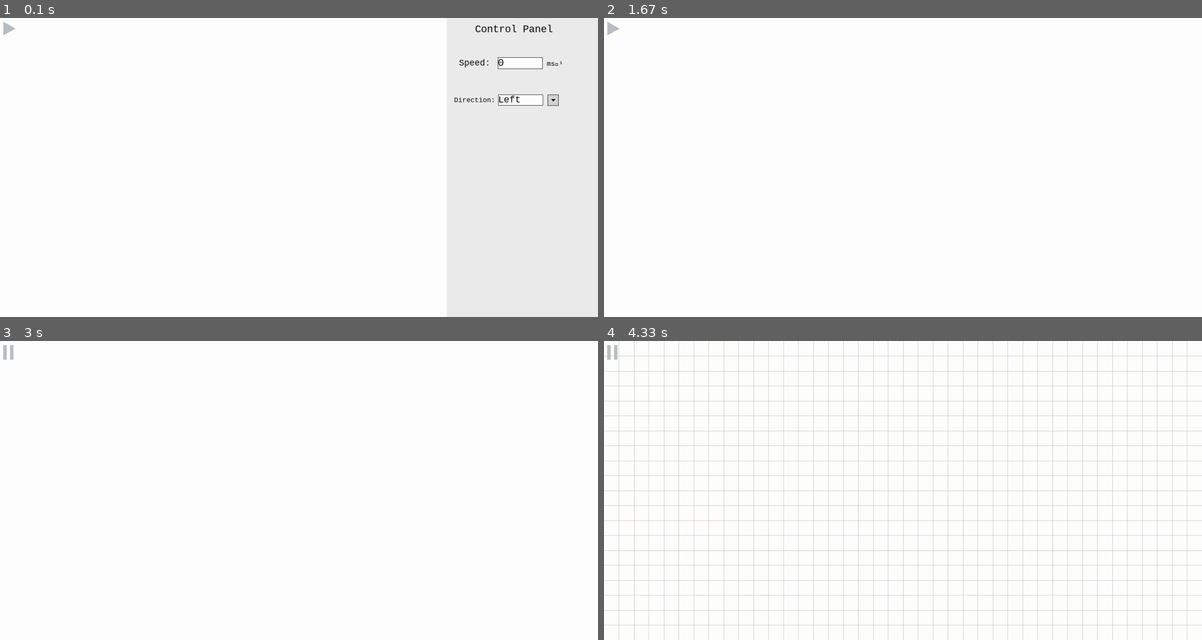
Above: before the commit, frames 1-4 (two rows, left to right).
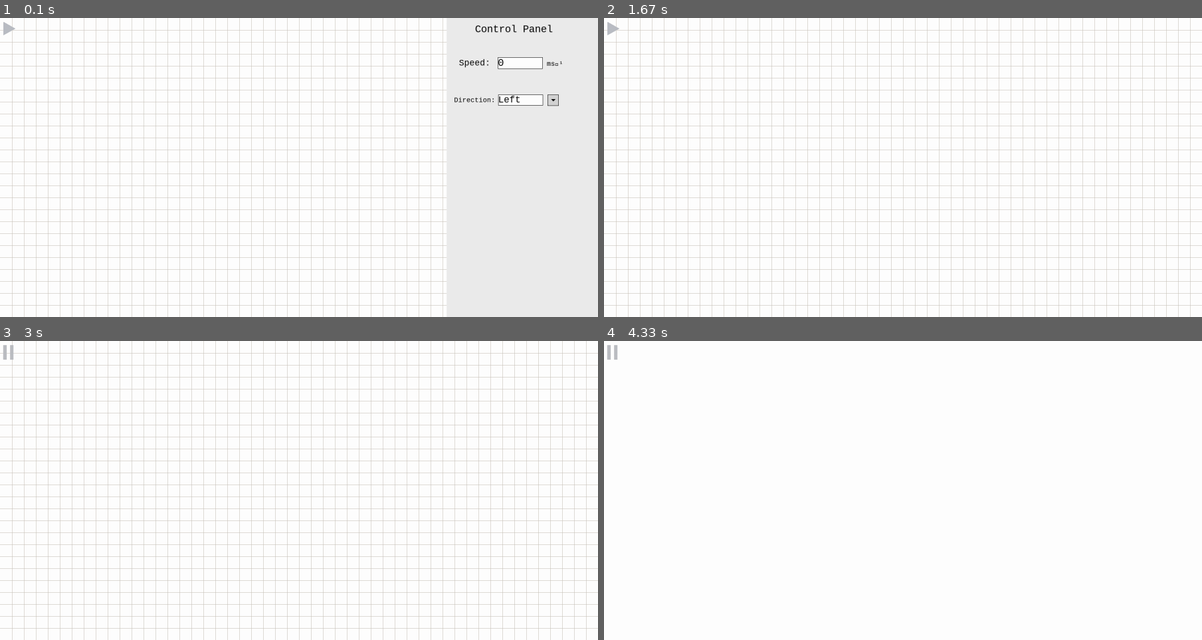
Above: after the commit, the same moments.

Repository: mrgreenlid/Fluids
Game: pygame game, started from main.py
Two runs of this game, one before a commit and one after it. Both use one fixed random seed, a clock stepped at 60 frames per second and the inputs below.
Inputs (mouse positions are in pixels of both pictures, inside the frame that each line leads up to):
- Up to frame 1 (0.1 s): no input
- Up to frame 2 (1.67 s): tap C at 0.33 s; click (615, 32) at 0.72 s; tap Space at 1 s
- Up to frame 3 (3 s): click (11, 355) at 2.38 s
- Up to frame 4 (4.33 s): tap G at 3.73 s

The runs differ from the first frame. In frame 1, 7.9% of the frame differs, in the area x 0-75%, y 0-100%; in frame 2, 10%, in the area x 0-100%, y 0-100%; in frame 3, 10%; in frame 4, 8.4%.

Commit message:
Visuals for vector field grid

Diff:
--- a/fluid.py
+++ b/fluid.py
@@ -10,39 +10,40 @@
 
 
 
+class VectorField:
+    __grid_colour =  "#C7C1B8"
+    def __init__(self, window : pygame.surface.Surface, rows : int, key_bind : str, display : bool = False):
+        """Creates a vector field to be displayed and store data"""
+        self.__window = window
+        self.__rows = rows
 
-class VectorField:
-    def __init__(self, window : pygame.surface.Surface, rows : int, key_bind : str, grid_colour : str = "#000000", display : bool = False):
-        """Creates"""
-        self.__window = window
-        self.__grid_colour = grid_colour
 
-        self.__field = np.empty((window.get_height(), window.get_width()), dtype = np.float64)
-        self.__rows = rows
 
         self.__line_length = window.get_width()
         self.__line_height = window.get_height()
         self.__grid_line_start = self.__line_height // self.__rows
 
 
+
         self.__key_bind = pygame.key.key_code(key_bind)
         self.__display = display
 
-    def update(self, rows : int = None):
-        self.__rows = rows
 
-        self.__grid_line_start = self.__line_height // self.__rows
+
+    def __drawVector(self, tail_x : int, tail_y : int):
+        return
 
     def place(self):
+        """Draws the vector field"""
         if self.__display:
-            spacing = height = width = self.__grid_line_start
+            height = width = self.__grid_line_start
             for row in range(self.__rows):
                 pygame.draw.line(self.__window, self.__grid_colour, (0, height), (self.__line_length, height))
-                height += spacing
+                height += self.__grid_line_start
                 pygame.draw.line(self.__window, self.__grid_colour, (width, 0), (width, self.__line_height ))
-                width += spacing
+                width += self.__grid_line_start
                 pygame.draw.line(self.__window, self.__grid_colour, (width , 0), (width, self.__line_height ))
-                width += spacing
+                width += self.__grid_line_start
 
     def checkInteract(self, event : pygame.event.Event, keys : List[bool]):
         if self.__key_bind:
--- a/main.py
+++ b/main.py
@@ -37,7 +37,7 @@
 direction_label = ui.Label(screen, SCREEN_WIDTH-330, 220, "Direction:", 20, ui_bg)
 direction_dropdown = ui.Dropdown(screen, SCREEN_WIDTH-260, 219, ("Left", "Right", "Up", "Down", "Random"), "direction", str)
 
-v = fluid.VectorField(screen, 20, "g", "#C7C1B8", False)
+
 
 control_objects = (control_panel, control_panel_title, speed_label, speed_box, speed_unit_label, direction_label, direction_dropdown)
 control_interactable = (speed_box, direction_dropdown)
@@ -45,9 +45,11 @@
 
 # Instantiates tank components
 flow_button = ui.Button(screen, 22, 30, "flow", "play_image.png", "pause_image.png", (0.2, 0.2), (0.2, 0.2), "space")
+vector_field = fluid.VectorField(screen, 25, "g", variables["show_grid"])
 
-tank_objects = [v, flow_button]
-tank_interactable = [flow_button, v]
+
+tank_objects = [vector_field, flow_button]
+tank_interactable = [flow_button, vector_field]
 
 
 
@@ -59,7 +61,6 @@
     screen.fill(bg_colour)
 
 
-
     # Starts event loop
     for event in pygame.event.get():
         if event.type == pygame.QUIT:
@@ -68,7 +69,6 @@
         keys = pygame.key.get_pressed()
 
         if typing(event):
-
             if keys[pygame.K_c]:
                 variables["control_active"] = toggleVariable(variables["control_active"])
 
